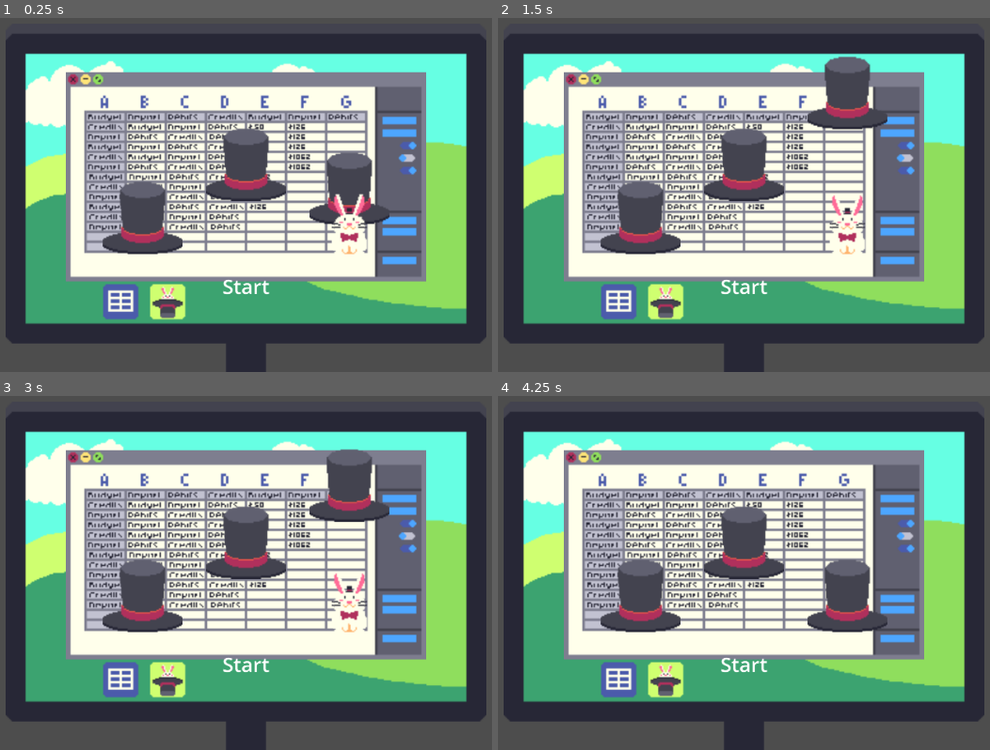
Above: before the commit, frames 1-4 (two rows, left to right).
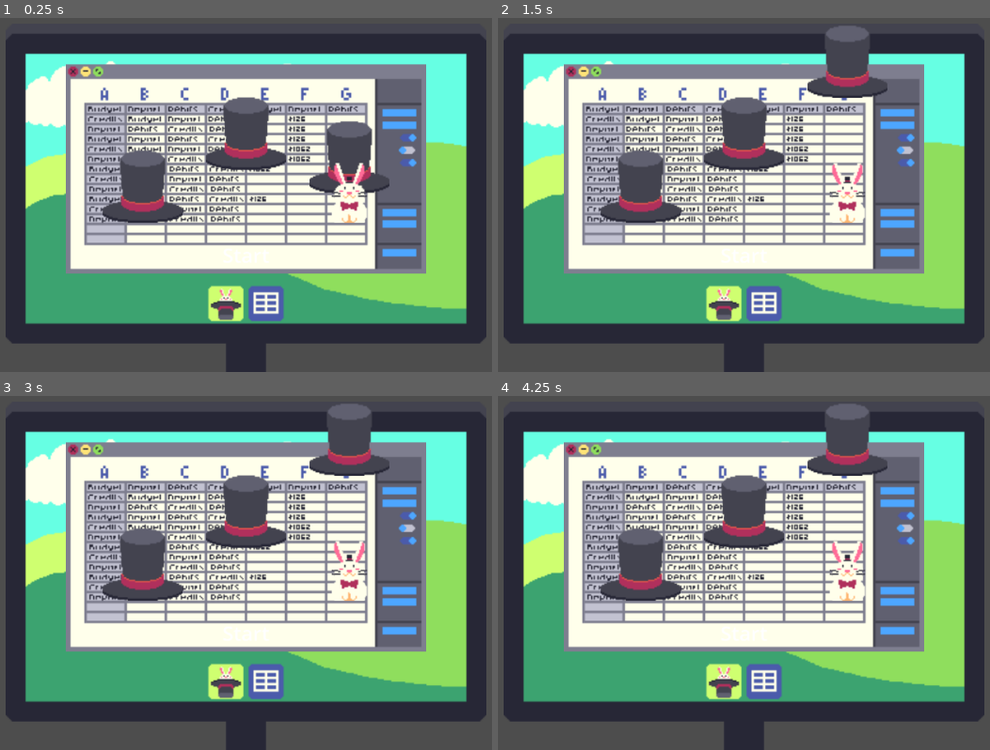
Above: after the commit, the same moments.

Repository: vazor222/MakersMartGameInADay2026PlayDontWork
Game: Godot game, scene res://magic.tscn
Same seed, same stepped clock (60 frames per second), same inputs: the game is played once before the commit and once after it.
Inputs (mouse positions are in pixels of both pictures, inside the frame that each line leads up to):
- Up to frame 1 (0.25 s): no input
- Up to frame 2 (1.5 s): move the mouse to (640, 212) at 0.52 s; click (640, 212) at 0.6 s; move the mouse to (744, 159) at 1.27 s; click (744, 159) at 1.35 s
- Up to frame 3 (3 s): tap Enter at 2 s; move the mouse to (349, 590) at 2.02 s; click (349, 590) at 2.1 s; tap Space at 2.75 s; move the mouse to (246, 665) at 2.77 s; click (246, 665) at 2.85 s
- Up to frame 4 (4.25 s): move the mouse to (970, 601) at 3.52 s; click (970, 601) at 3.6 s

The runs differ from the first frame. In frame 1, 31% of the frame differs, in the area x 13-87%, y 12-86%; in frame 2, 31%; in frame 3, 31%; in frame 4, 32%, in the area x 13-87%, y 2-86%.

Commit message:
layout work

Diff:
--- a/MagicMiniGamePrototype/magic.tscn
+++ b/MagicMiniGamePrototype/magic.tscn
@@ -7,6 +7,7 @@
 [ext_resource type="Script" path="res://StartShuffle.gd" id="4_66l7m"]
 [ext_resource type="Texture2D" uid="uid://bh831jt72wy3o" path="res://assets/game-icon-Sheet.png" id="5_i5iy2"]
 [ext_resource type="Texture2D" uid="uid://64k0vf3pcku3" path="res://assets/work-icon-Sheet.png" id="5_uxvt8"]
+[ext_resource type="Texture2D" uid="uid://h0unjs3tpnps" path="res://assets/layout-template.png" id="8_s3f75"]
 
 [sub_resource type="LabelSettings" id="LabelSettings_hhxhj"]
 font_size = 64
@@ -24,22 +25,22 @@
 texture = ExtResource("1_pmd75")
 
 [node name="GameWindow" type="Sprite2D" parent="Node2D"]
-position = Vector2(0, 50)
+position = Vector2(0, 25)
 scale = Vector2(4, 4)
 texture = ExtResource("2_m2g4c")
 
 [node name="WorksheetWindow" type="Sprite2D" parent="Node2D"]
-position = Vector2(0, 50)
+position = Vector2(0, 25)
 scale = Vector2(4, 4)
 texture = ExtResource("3_4qwkx")
 
 [node name="WorksheetIcon" type="Sprite2D" parent="Node2D"]
-position = Vector2(-400, 450)
+position = Vector2(64, 456)
 scale = Vector2(4, 4)
 texture = ExtResource("5_uxvt8")
 
 [node name="GameIcon" type="Sprite2D" parent="Node2D"]
-position = Vector2(-250, 450)
+position = Vector2(-64, 456)
 scale = Vector2(4, 4)
 texture = ExtResource("5_i5iy2")
 
@@ -101,23 +102,23 @@
 grow_horizontal = 2
 grow_vertical = 2
 
-[node name="HatLeft" parent="." groups=["hat_left"] instance=ExtResource("2_5tec4")]
+[node name="HatGame" type="Node2D" parent="."]
+position = Vector2(0, -100)
+
+[node name="HatLeft" parent="HatGame" groups=["hat_left"] instance=ExtResource("2_5tec4")]
 position = Vector2(-330, 170)
 
-[node name="HatMiddle" parent="." groups=["hat_middle"] instance=ExtResource("2_5tec4")]
+[node name="HatMiddle" parent="HatGame" groups=["hat_middle"] instance=ExtResource("2_5tec4")]
 position = Vector2(0, 0)
 index = 1
 
-[node name="HatRight" parent="." groups=["hat_right"] instance=ExtResource("2_5tec4")]
+[node name="HatRight" parent="HatGame" groups=["hat_right"] instance=ExtResource("2_5tec4")]
 index = 2
 
-[node name="Camera2D" type="Camera2D" parent="."]
-zoom = Vector2(0.4, 0.4)
-
-[node name="StartButtonNode2D" type="Node2D" parent="."]
+[node name="StartButtonNode2D" type="Node2D" parent="HatGame"]
 position = Vector2(0, 400)
 
-[node name="Label" type="Label" parent="StartButtonNode2D"]
+[node name="Label" type="Label" parent="HatGame/StartButtonNode2D"]
 anchors_preset = 15
 anchor_right = 1.0
 anchor_bottom = 1.0
@@ -128,8 +129,17 @@
 horizontal_alignment = 1
 vertical_alignment = 1
 
-[node name="Area2D" type="Area2D" parent="StartButtonNode2D" groups=["start_shuffle"]]
+[node name="Area2D" type="Area2D" parent="HatGame/StartButtonNode2D" groups=["start_shuffle"]]
 script = ExtResource("4_66l7m")
 
-[node name="CollisionShape2D" type="CollisionShape2D" parent="StartButtonNode2D/Area2D"]
+[node name="CollisionShape2D" type="CollisionShape2D" parent="HatGame/StartButtonNode2D/Area2D"]
 shape = SubResource("RectangleShape2D_nchso")
+
+[node name="Camera2D" type="Camera2D" parent="."]
+zoom = Vector2(0.4, 0.4)
+
+[node name="LayoutGuide" type="Sprite2D" parent="."]
+visible = false
+position = Vector2(0, 200)
+scale = Vector2(4, 4)
+texture = ExtResource("8_s3f75")
Not shown: 1 places in MagicMiniGamePrototype/magic.tscn that only renumber resources
